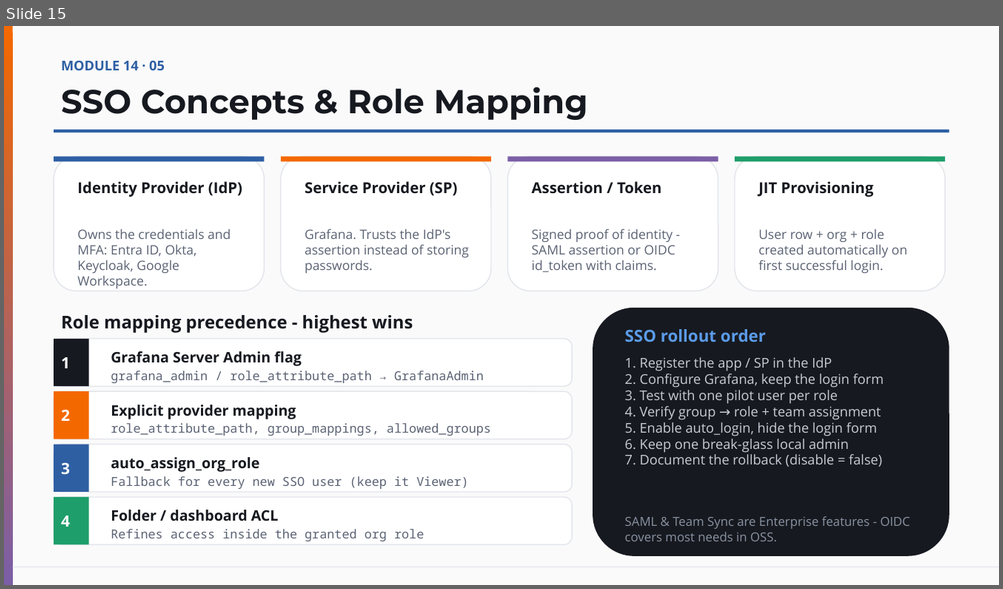
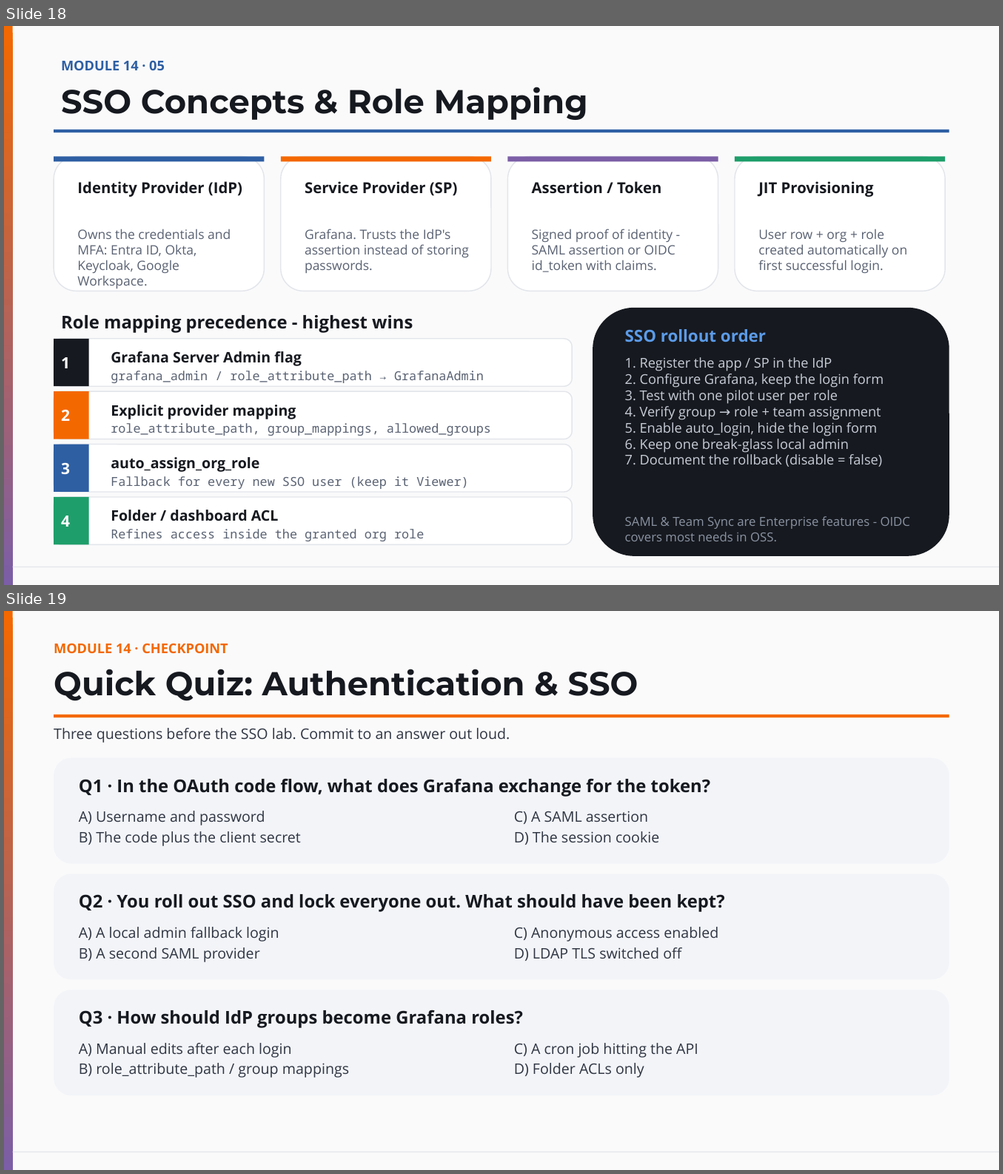
Before and after one commit to vikash-verma-profile/garfana-August-2026, a slide deck: Day-4/Day-4.pptx. Shown one above the other, each under a label of ours: slide 15 before the commit, slides 18 and 19 after it. The pictures are 1003x589 and 1003x1174 pixels, drawn with LibreOffice and Linux fonts; fonts in the diff are those of the drawing. Boxes give left, top, right and bottom in pixels: in the first picture for what was removed or moved away, otherwise in the second. Text is boxed around its words. In the diff, an @@ line names an element or a change of style, - is before the commit and + after.

```diff
--- a/Day-4/Day-4.pptx
+++ b/Day-4/Day-4.pptx
@@ slide 19 added at box(4, 611, 999, 1170), background #FAFAFB; not listed: 2 template elements that a slide beside it also shows @@
@@ text added at box(54, 643, 227, 653), 13 pt, text #F46800, bold @@
+MODULE 14 · CHECKPOINT
@@ text added at box(54, 669, 638, 701), 32 pt, text #16191F, bold @@
+Quick Quiz: Authentication & SSO
@@ rectangle added at box(54, 715, 949, 718), fill #F46800 @@
@@ text added at box(54, 728, 509, 743), 14 pt, text #2F3542 @@
+Three questions before the SSO lab. Commit to an answer out loud.
@@ rounded rectangle added at box(54, 758, 949, 864), fill #F2F4F8 @@
@@ text added at box(79, 778, 711, 797), 17 pt, text #16191F, bold @@
+Q1 · In the OAuth code flow, what does Grafana exchange for the token?
@@ text added at box(79, 811, 301, 846), 14 pt, text #2F3542 @@
+A) Username and password
+B) The code plus the client secret
@@ text added at box(514, 811, 659, 845), 14 pt, text #2F3542 @@
+C) A SAML assertion
+D) The session cookie
@@ rounded rectangle added at box(54, 874, 949, 980), fill #F2F4F8 @@
@@ text added at box(79, 894, 725, 912), 17 pt, text #16191F, bold @@
+Q2 · You roll out SSO and lock everyone out. What should have been kept?
@@ text added at box(79, 927, 279, 963), 14 pt, text #2F3542 @@
+A) A local admin fallback login
+B) A second SAML provider
@@ text added at box(514, 927, 718, 961), 14 pt, text #2F3542 @@
+C) Anonymous access enabled
+D) LDAP TLS switched off
@@ rounded rectangle added at box(54, 990, 949, 1096), fill #F2F4F8 @@
@@ text added at box(79, 1010, 523, 1028), 17 pt, text #16191F, bold @@
+Q3 · How should IdP groups become Grafana roles?
@@ text added at box(79, 1043, 349, 1078), 14 pt, text #2F3542 @@
+A) Manual edits after each login
+B) role_attribute_path / group mappings
@@ text added at box(514, 1043, 698, 1078), 14 pt, text #2F3542 @@
+C) A cron job hitting the API
+D) Folder ACLs only
@@ what was slide 15 is now slide 18 @@
```
Also in this commit, not shown: 11 other slides added.
